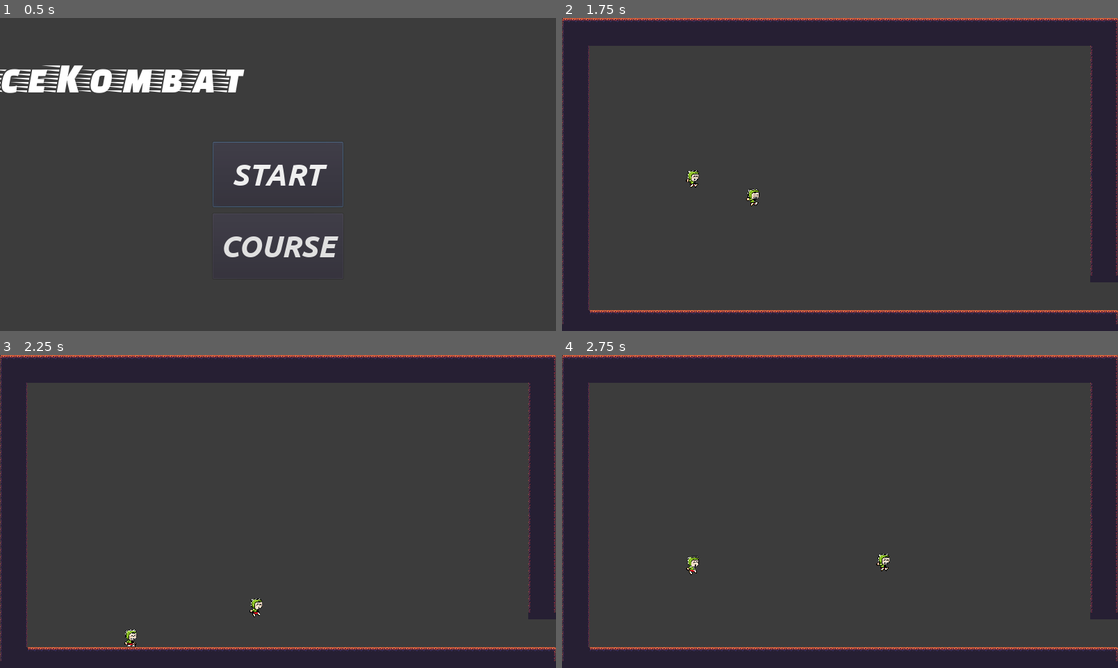
Above: before the commit, frames 1-4 (two rows, left to right).
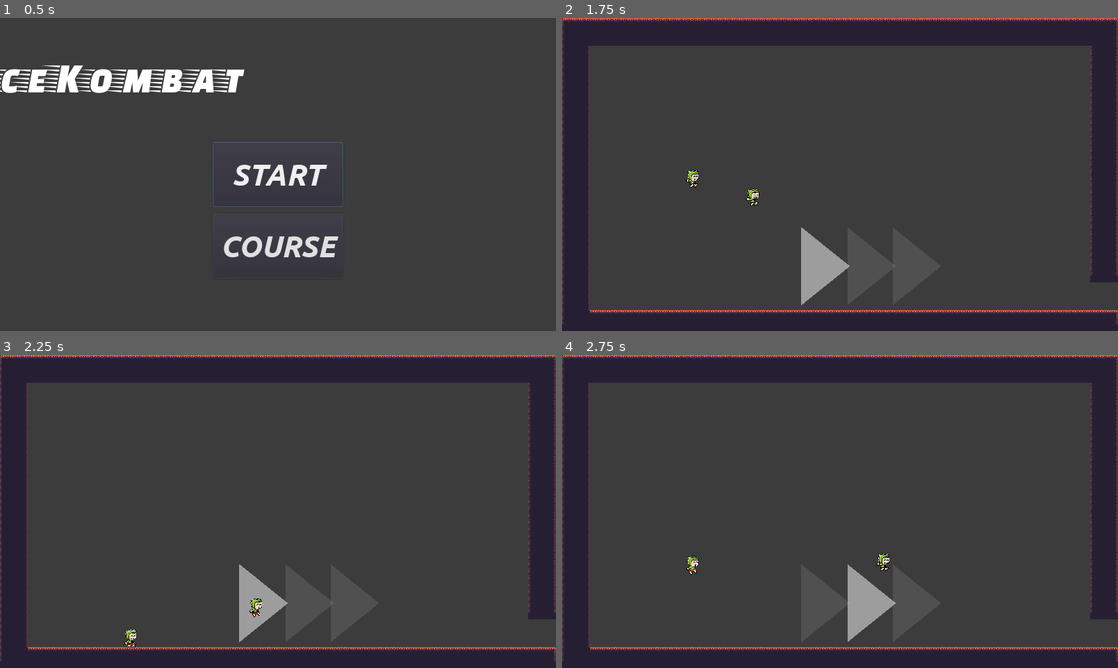
Above: after the commit, the same moments.

Repository: codemonsters/racekombat
Game: Godot game, scene res://Game.tscn
Same seed, same stepped clock (60 frames per second), same inputs: the game is played once before the commit and once after it.
Inputs:
- Up to frame 1 (0.5 s): no input
- Up to frame 2 (1.75 s): click "START" at 0.5 s; tap Enter at 1.25 s; hold Right (ui_right) from 1.28 s (still down); tap Shift at 1.35 s; tap Space at 1.52 s
- Up to frame 3 (2.25 s): keep holding Right (ui_right); tap Enter at 2.1 s
- Up to frame 4 (2.75 s): keep holding Right (ui_right); tap Space at 2.27 s

Frame 1 is identical in both runs. In frame 2, 1.1% of the frame differs, in the area x 43-60%, y 66-92%; in frame 3, 1.0%; in frame 4, 1.1%.

Commit message:
Añade flechas que se iluminan para que no te pierdas

Diff:
--- a/server/project.godot
+++ b/server/project.godot
@@ -55,6 +55,10 @@
 window/stretch/mode="2d"
 window/stretch/aspect="keep"
 
+[layer_names]
+
+2d_physics/layer_1="Player"
+
 [physics]
 
 common/enable_pause_aware_picking=true
--- a/server/screens/game/WaitingRoom.gd
+++ b/server/screens/game/WaitingRoom.gd
@@ -20,3 +20,9 @@
 	else:
 		var active_player = players[controller_index][_controller]
 		active_player._handle_input(action, is_pressed)
+
+
+
+
+func _on_Limite_body_entered(body):
+	print("sfsdghvbuxdf")
--- a/server/screens/game/WaitingRoom.tscn
+++ b/server/screens/game/WaitingRoom.tscn
@@ -1,7 +1,8 @@
-[gd_scene load_steps=11 format=2]
+[gd_scene load_steps=13 format=2]
 
 [ext_resource path="res://screens/game/WaitingRoom.gd" type="Script" id=1]
 [ext_resource path="res://assets/platformer_in_the_forest.png" type="Texture" id=2]
+[ext_resource path="res://screens/game/objects/Arrows.tscn" type="PackedScene" id=3]
 
 [sub_resource type="ConvexPolygonShape2D" id=1]
 points = PoolVector2Array( 16, 16, 0, 16, 0, 0, 16, 0 )
@@ -92,6 +93,9 @@
 } ]
 0/z_index = 0
 
+[sub_resource type="RectangleShape2D" id=9]
+extents = Vector2( 35.2749, 32.5194 )
+
 [node name="Node2D" type="Node2D"]
 script = ExtResource( 1 )
 
@@ -100,3 +104,16 @@
 cell_size = Vector2( 16, 16 )
 format = 1
 tile_data = PoolIntArray( 0, 0, 0, 1, 0, 1, 2, 0, 1, 3, 0, 1, 4, 0, 1, 5, 0, 1, 6, 0, 1, 7, 0, 1, 8, 0, 1, 9, 0, 1, 10, …(14569 unchanged characters)…
+
+[node name="Limite" type="Area2D" parent="."]
+collision_layer = 0
+
+[node name="CollisionShape2D" type="CollisionShape2D" parent="Limite"]
+position = Vector2( 1346.75, 638.875 )
+shape = SubResource( 9 )
+
+[node name="Node2D" parent="." instance=ExtResource( 3 )]
+position = Vector2( 550.828, 480.983 )
+scale = Vector2( 0.25, 0.25 )
+
+[connection signal="body_entered" from="Limite" to="." method="_on_Limite_body_entered"]
--- /dev/null
+++ b/server/screens/game/objects/Arrows.gd
@@ -0,0 +1,13 @@
+extends Node2D
+
+var i = 2 # Para iluminar las flechas (índice)
+
+
+func _ready():
+	pass
+
+
+func _on_Timer_timeout():
+	$Node.get_child(i).color[-1] = 0.1
+	i = (i + 1) % 3
+	$Node.get_child(i).color[-1] = 0.5
--- /dev/null
+++ b/server/screens/game/objects/Arrows.tscn
@@ -0,0 +1,28 @@
+[gd_scene load_steps=2 format=2]
+
+[ext_resource path="res://screens/game/objects/Arrows.gd" type="Script" id=1]
+
+[node name="Node2D" type="Node2D"]
+script = ExtResource( 1 )
+
+[node name="Timer" type="Timer" parent="."]
+autostart = true
+
+[node name="Node" type="Node2D" parent="."]
+
+[node name="Polygon2D" type="Polygon2D" parent="Node"]
+position = Vector2( -128, -24 )
+color = Color( 1, 1, 1, 0.101961 )
+polygon = PoolVector2Array( 128, 24, 576, 384, 128, 744 )
+
+[node name="Polygon2D2" type="Polygon2D" parent="Node"]
+position = Vector2( 296, -24 )
+color = Color( 1, 1, 1, 0.101961 )
+polygon = PoolVector2Array( 128, 24, 576, 384, 128, 744 )
+
+[node name="Polygon2D3" type="Polygon2D" parent="Node"]
+position = Vector2( 712, -24 )
+color = Color( 1, 1, 1, 0.101961 )
+polygon = PoolVector2Array( 128, 24, 576, 384, 128, 744 )
+
+[connection signal="timeout" from="Timer" to="." method="_on_Timer_timeout"]
--- a/server/screens/game/PenduloTween.tscn
+++ b/server/screens/game/objects/PenduloTween.tscn
@@ -1,6 +1,6 @@
 [gd_scene load_steps=3 format=2]
 
-[ext_resource path="res://screens/game/PenduloTween.gd" type="Script" id=1]
+[ext_resource path="res://screens/game/objects/PenduloTween.gd" type="Script" id=1]
 
 [sub_resource type="RectangleShape2D" id=1]
 
--- a/server/screens/game/player/Player.tscn
+++ b/server/screens/game/player/Player.tscn
@@ -21,11 +21,6 @@
 "name": "idle",
 "speed": 5.0
 }, {
-"frames": [ ExtResource( 12 ) ],
-"loop": true,
-"name": "fall",
-"speed": 5.0
-}, {
 "frames": [ ExtResource( 9 ), ExtResource( 11 ), ExtResource( 8 ), ExtResource( 13 ) ],
 "loop": true,
 "name": "run",
@@ -34,6 +29,11 @@
 "frames": [ ExtResource( 10 ) ],
 "loop": true,
 "name": "jump",
+"speed": 5.0
+}, {
+"frames": [ ExtResource( 12 ) ],
+"loop": true,
+"name": "fall",
 "speed": 5.0
 } ]
 
Renamed: server/screens/game/PenduloTween.gd -> server/screens/game/objects/PenduloTween.gd
